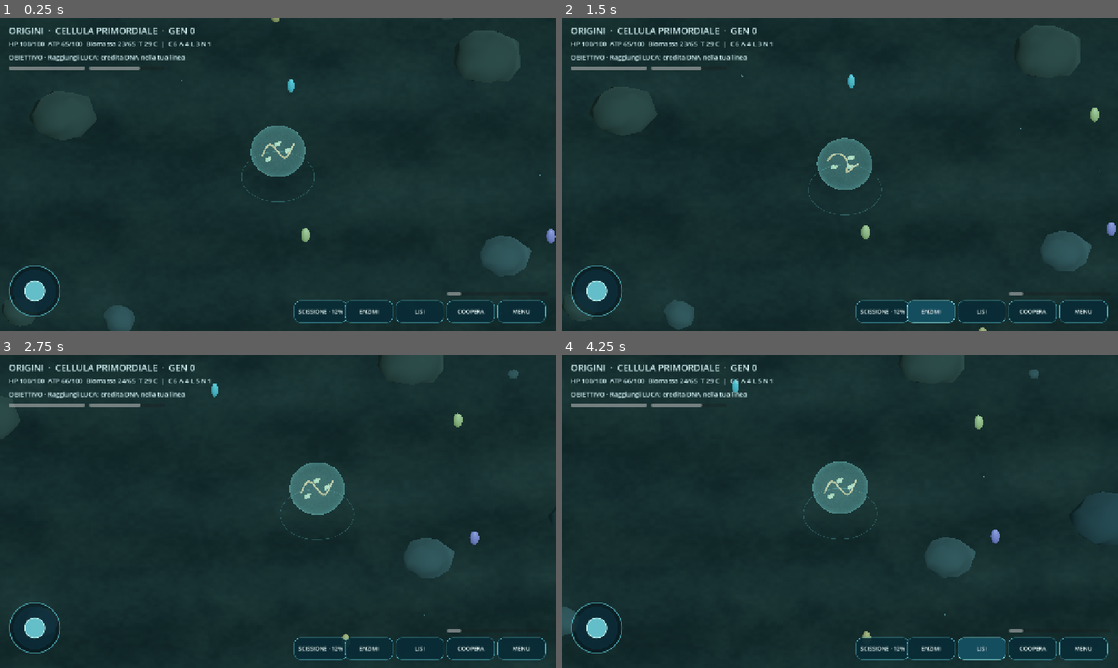
Above: before the commit, frames 1-4 (two rows, left to right).
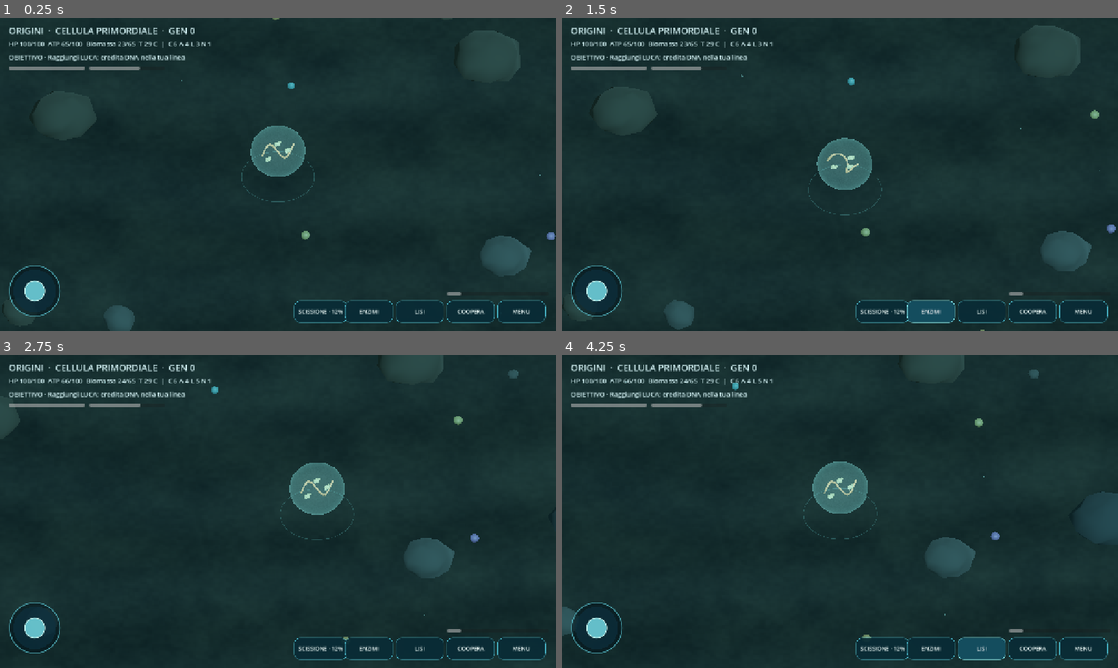
Above: after the commit, the same moments.

Repository: scorbetta17-gif/Origini
Game: Godot game, scene res://scenes/Main.tscn
Two runs of this game, one before a commit and one after it. Both use one fixed random seed, a clock stepped at 60 frames per second and the inputs below.
Inputs (mouse positions are in pixels of both pictures, inside the frame that each line leads up to):
- Up to frame 1 (0.25 s): no input
- Up to frame 2 (1.5 s): click "SCISSIONE · 12%" at 0.5 s; click "ENZIMI" at 1.25 s
- Up to frame 3 (2.75 s): move the mouse to (400, 495) at 2.02 s; hold D from 2.03 s (still down); click (400, 495) at 2.17 s
- Up to frame 4 (4.25 s): release D at 2.75 s; drag from (728, 527) to (812, 574) at 2.77 s; click "LISI" at 3.5 s

The runs differ from the first frame. In frame 1, 0.1% of the frame differs, in the area x 48-100%, y 0-72%; in frame 2, 0.2%, in the area x 51-100%, y 18-100%; in frame 3, 0.2%; in frame 4, 0.2%.

Commit message:
Reduce nutrient prominence and provide visible thermal-stress warning

Diff:
--- a/src/main.gd
+++ b/src/main.gd
@@ -253,13 +253,13 @@
 func _create_nutrient(kind: String, at: Vector3) -> void:
     var sphere := SphereMesh.new()
     sphere.radius = .13 if kind == "detritus" else (.085 if kind != "nucleic" else .067)
-    sphere.height = .32
+    sphere.height = .145
     sphere.radial_segments = 12
     sphere.rings = 7
     var node := MeshInstance3D.new()
     node.mesh = sphere
     node.position = at
-    node.material_override = _solid(Color(.50,.43,.38) if kind == "detritus" else TYPE_COLORS[kind].lerp(Color(.34,.42,.41),.55), .01)
+    node.material_override = _solid(Color(.39,.37,.31) if kind == "detritus" else TYPE_COLORS[kind].lerp(Color(.24,.33,.32),.70), .0)
     nutrient_root.add_child(node)
     nutrients.append({"kind": kind, "node": node, "origin_y": at.y, "bob": rng.randf_range(0,TAU)})
 
@@ -1054,6 +1054,12 @@
         objective_label.text = "OBIETTIVO · Evolvi una linea complessa · Esplora i biomi"
     if phase_two>=25.0:
         objective_label.text = "FASE 2 COMPLETATA · Consorzio metabolico stabile"
+    var danger_temperature: float = 43.0+18.0*float(traits.get("thermotolerance",0.0))
+    if _temperature_at(player.position) > danger_temperature:
+        objective_label.text = "STRESS TERMICO · Allontanati dalla sorgente o evolvi termotolleranza"
+        objective_label.add_theme_color_override("font_color",Color(.98,.71,.59))
+    else:
+        objective_label.add_theme_color_override("font_color",Color(.83,.95,.96))
     buttons["tree"].text = "ALBERO (%d)" % mutation_points
 
 func _style(color: Color, outline: Color) -> StyleBoxFlat:
